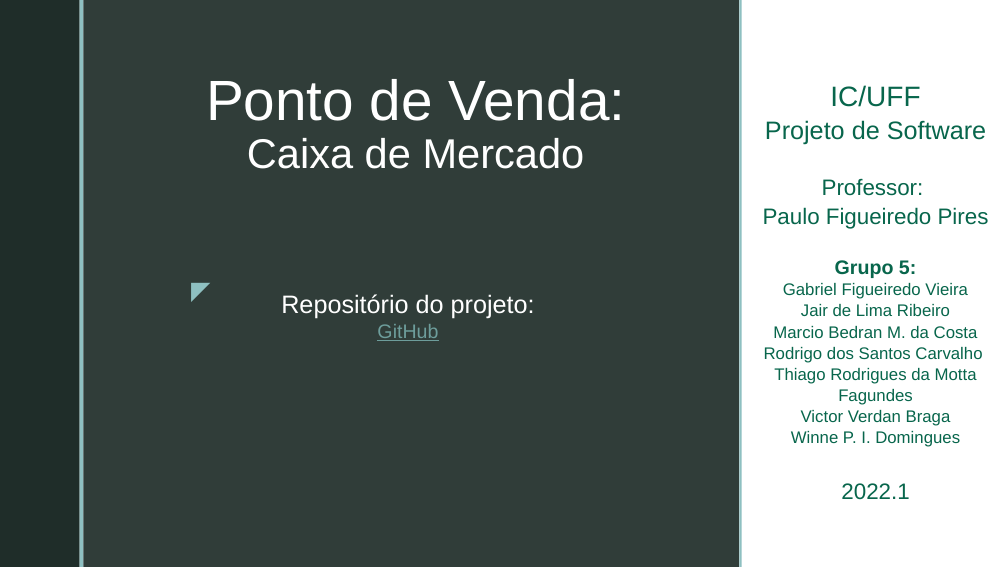
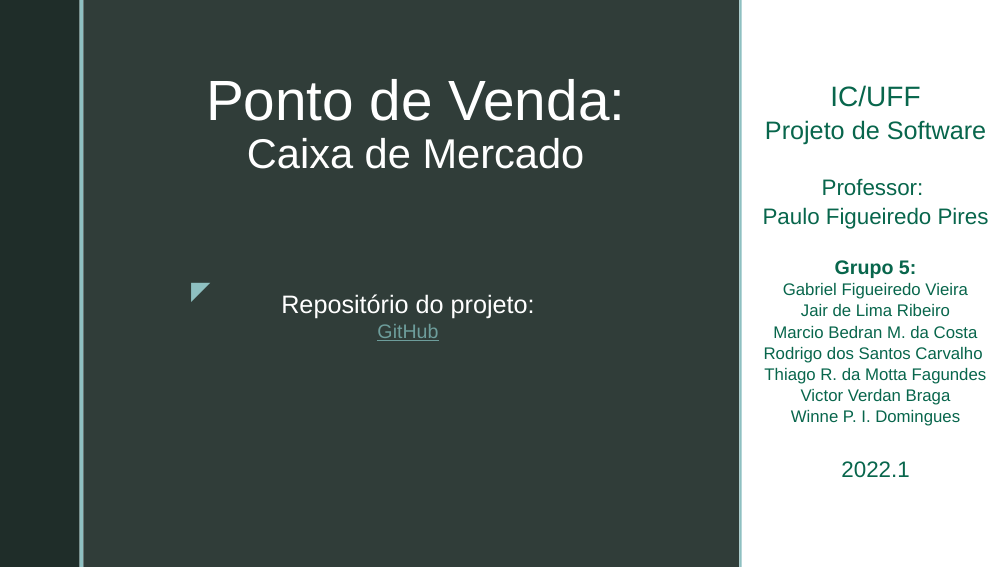
Before and after one commit to GabrielFVieira/PDV_Grupo5_Projeto_Software, a slide deck: slide 1 of documentos/CasosDeUso_Requisitos.pptx. Drawn at 1008x567 pixels with LibreOffice and Linux fonts; fonts in the diff are those of the drawing; background and template pictures are left out. Boxes give left, top, right and bottom in pixels: in the first picture for what was removed or moved away, otherwise in the second. Text is boxed around its words. In the diff, an @@ line names an element or a change of style, - is before the commit and + after.

```diff
--- a/documentos/CasosDeUso_Requisitos.pptx
+++ b/documentos/CasosDeUso_Requisitos.pptx
@@ subtitle at bbox=[764, 368, 987, 384]: text changed @@
-Thiago Rodrigues da Motta Fagundes
+Thiago R. da Motta Fagundes
```
Also in this commit, not shown: 1 other file.
